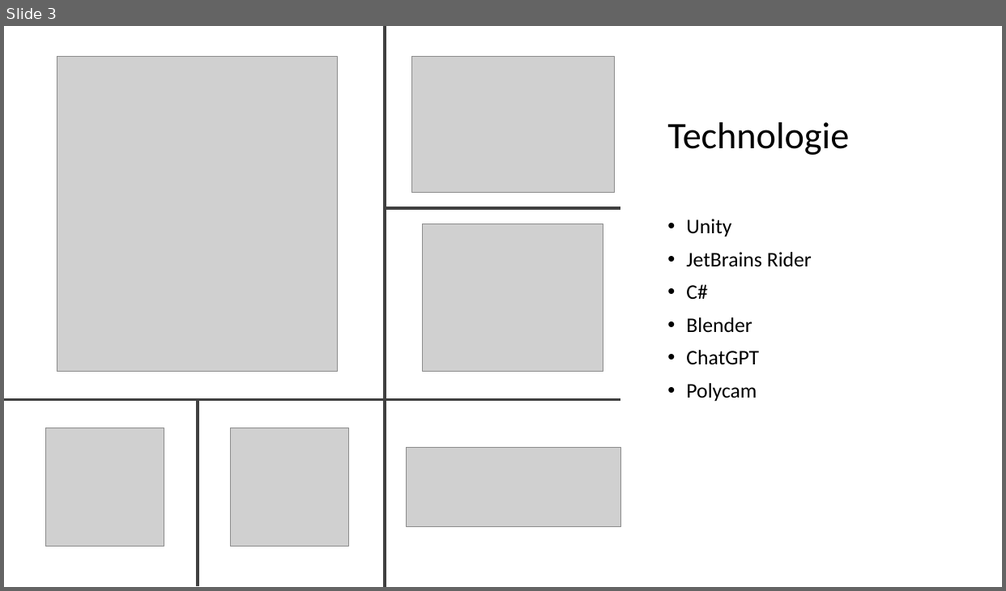
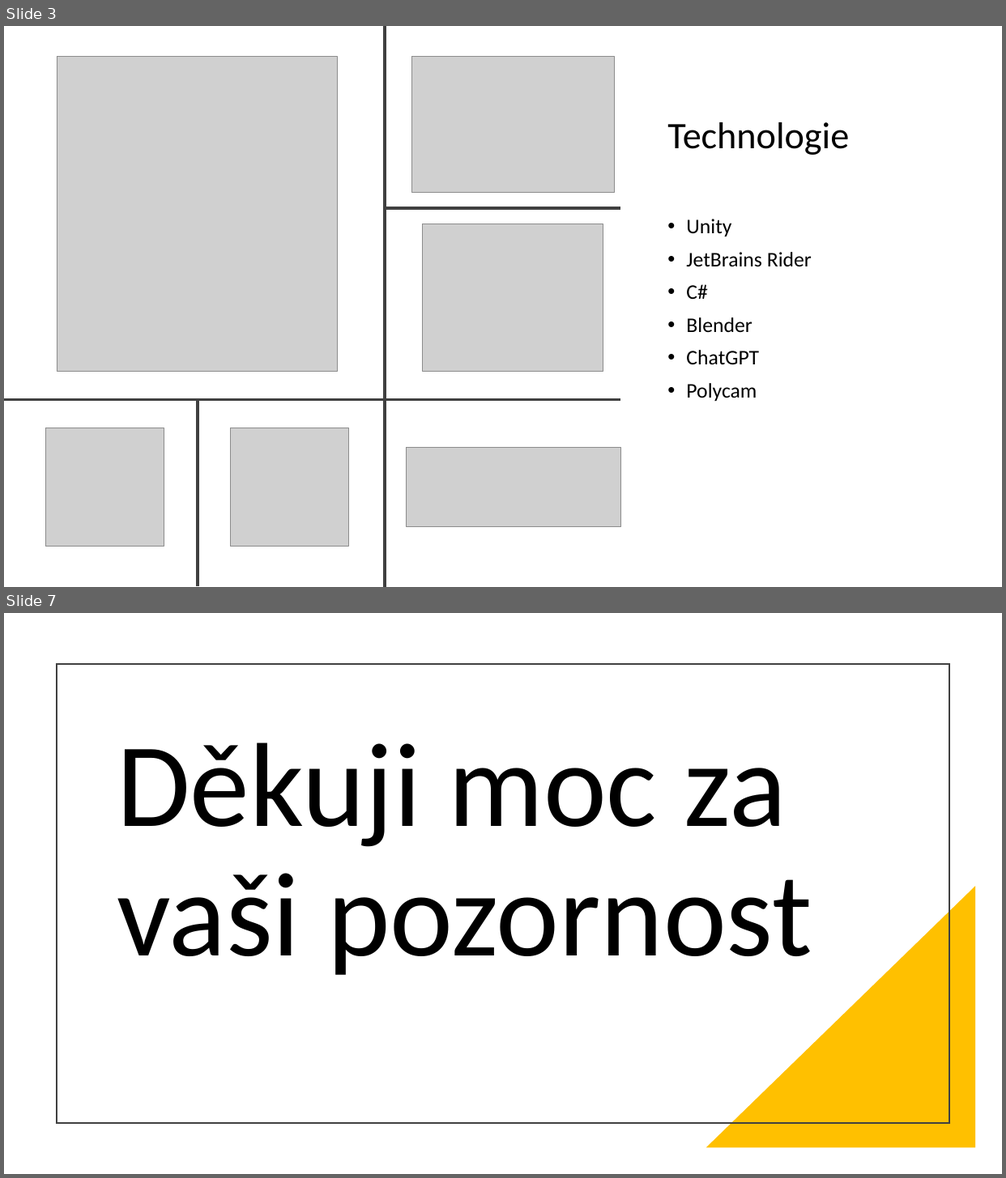
Before and after one commit to honzanugeta/VietnamecSimulator, a slide deck: VietnamecSimulator.pptx. Shown one above the other, each under a label of ours: slide 3 before the commit, slides 3 and 7 after it; the slides between them are not shown. The pictures are 1006x591 and 1006x1178 pixels, drawn with LibreOffice and Linux fonts; fonts in the diff are those of the drawing; grey boxes stand for pictures. Boxes give left, top, right and bottom in pixels: in the first picture for what was removed or moved away, otherwise in the second. Text is boxed around its words. In the diff, an @@ line names an element or a change of style, - is before the commit and + after.

```diff
--- a/VietnamecSimulator.pptx
+++ b/VietnamecSimulator.pptx
@@ slide 7 added at (x1=4, y1=613, x2=1002, y2=1174), background #FFFFFF @@
@@ rectangle added at (x1=57, y1=664, x2=949, y2=1122), outline #404040 1.5 pt @@
@@ title added at (x1=117, y1=743, x2=812, y2=975), 115 pt, text #000000 @@
+Děkuji moc za vaši pozornost
@@ right triangle added at (x1=706, y1=886, x2=976, y2=1148), fill #FFC000 @@
```
Also in this commit, not shown: 1 slide changed, 3 other slides added, 1 slide removed, 36 other files.
